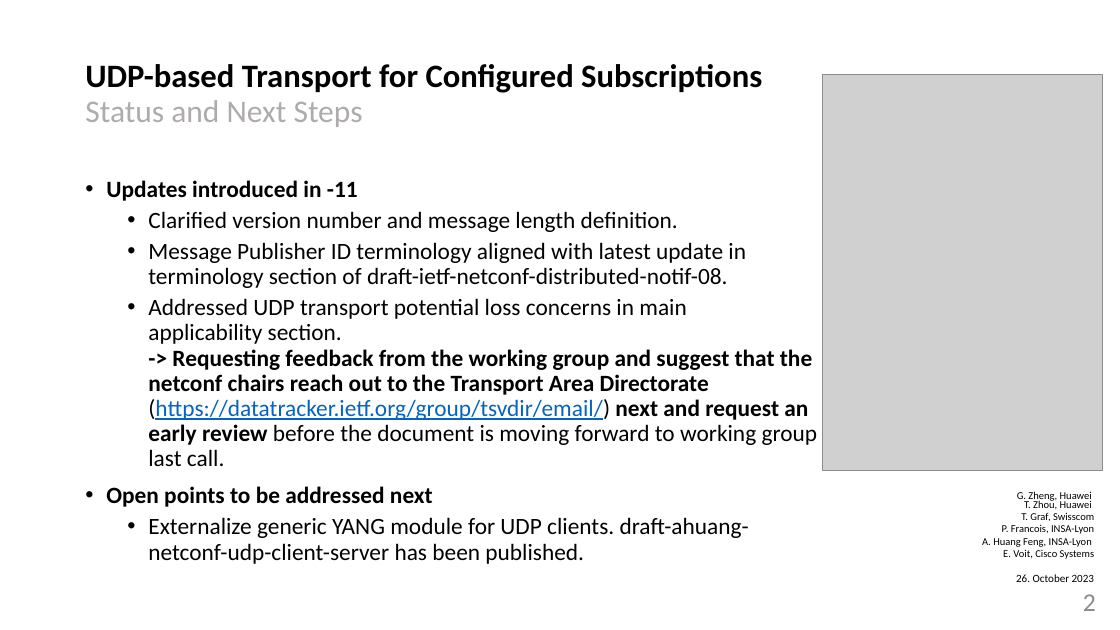
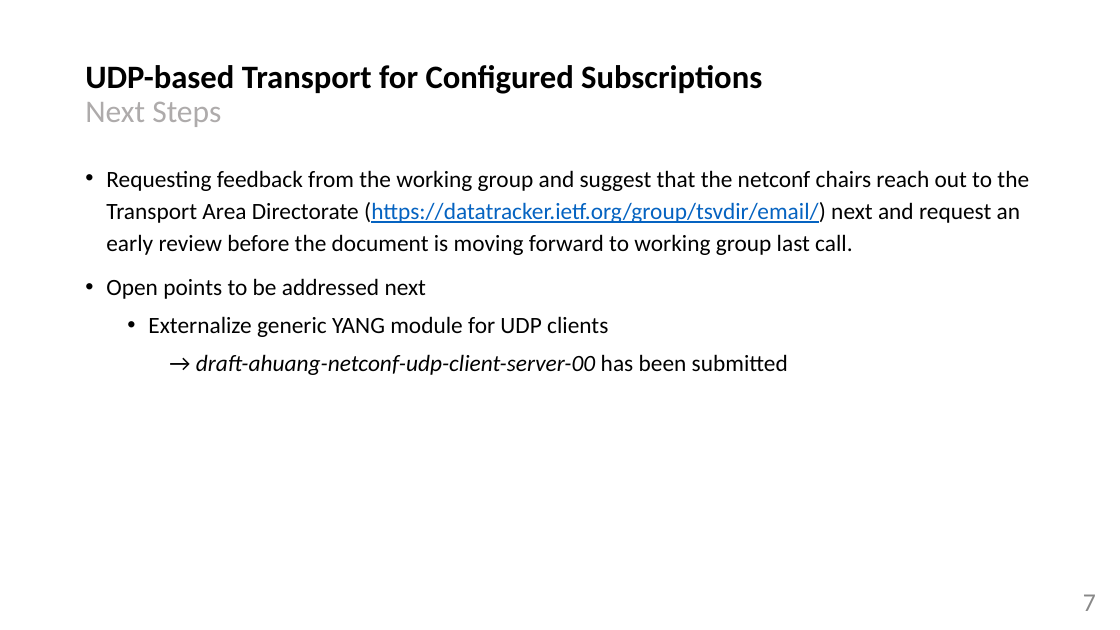
Before and after one commit to network-analytics/ietf-network-analytics-document-status, a slide deck: slide 7 of 118/NETCONF/draft-ietf-netconf-udp-notif-11.pptx (slide 2 before the commit). Drawn at 1120x630 pixels with LibreOffice and Linux fonts; fonts in the diff are those of the drawing; grey boxes stand for pictures. Boxes give left, top, right and bottom in pixels: in the first picture for what was removed or moved away, otherwise in the second. Text is boxed around its words. In the diff, an @@ line names an element or a change of style, - is before the commit and + after.

Commit message:
changed UDP-notif presentation adding feedback from the ML

```diff
--- a/118/NETCONF/draft-ietf-netconf-udp-notif-11.pptx
+++ b/118/NETCONF/draft-ietf-netconf-udp-notif-11.pptx
@@ title at [85,65,762,127]: text changed @@
-UDP-based Transport for Configured Subscriptions
-Status and Next Steps
+UDP-based Transport for Configured Subscriptions
+Next Steps
@@ picture removed at [823,75,1102,471] @@
@@ text "Requesting feedback from the working ...": place and size @@
-text "Requesting feedback from the working ..." at [106,180,818,564]
+text "Requesting feedback from the working ..." at [106,170,1029,375]
@@ text at [106,170,1029,255]: text changed @@
-• Updates introduced in -11
-  • Clarified version number and message length definition.
-  • Message Publisher ID terminology aligned with latest update in terminology section of draft-ietf-netconf-distributed-notif-08.
-  • Addressed UDP transport potential loss concerns in main
-    applicability section.
-    -> Requesting feedback from the working group and suggest that the netconf chairs reach out to the Transport Area Directorate (https://datatracker.ietf.org/group/tsvdir/email/) next and request an early review before the document is moving forward to working group last call.
+• Requesting feedback from the working group and suggest that the netconf chairs reach out to the Transport Area Directorate (https://datatracker.ietf.org/group/tsvdir/email/) next and request an early review before the document is moving forward to working group last call.
@@ text at [106,278,427,299]: bold off in "Open points to be addressed next"; line spacing 0.9 to 1.15 @@
@@ text at [148,316,788,375]: text changed @@
-  • Externalize generic YANG module for UDP clients. draft-ahuang-netconf-udp-client-server has been published.
+  • Externalize generic YANG module for UDP clients
+→ draft-ahuang-netconf-udp-client-server-00 has been submitted
@@ text removed at [982,491,1094,582] @@
-G. Zheng, Huawei
-T. Zhou, Huawei
-T. Graf, Swisscom
-P. Francois, INSA-Lyon
-A. Huang Feng, INSA-Lyon
-E. Voit, Cisco Systems
-26. October 2023
@@ page number at [1083,594,1096,611]: text changed; text colour #8C8C8C to #888888 @@
-2
+7
```
Also in this commit, not shown: 1 other slide changed, 5 slides added, 1 slide removed, 1 other file.
